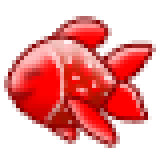
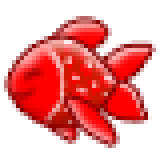
The second (160, 160) image is a revision of the first. Changes to its layers:
painted on "Слой 12" over [8, 76, 116, 124]
painted on "Слой 11" over [8, 40, 116, 100]
